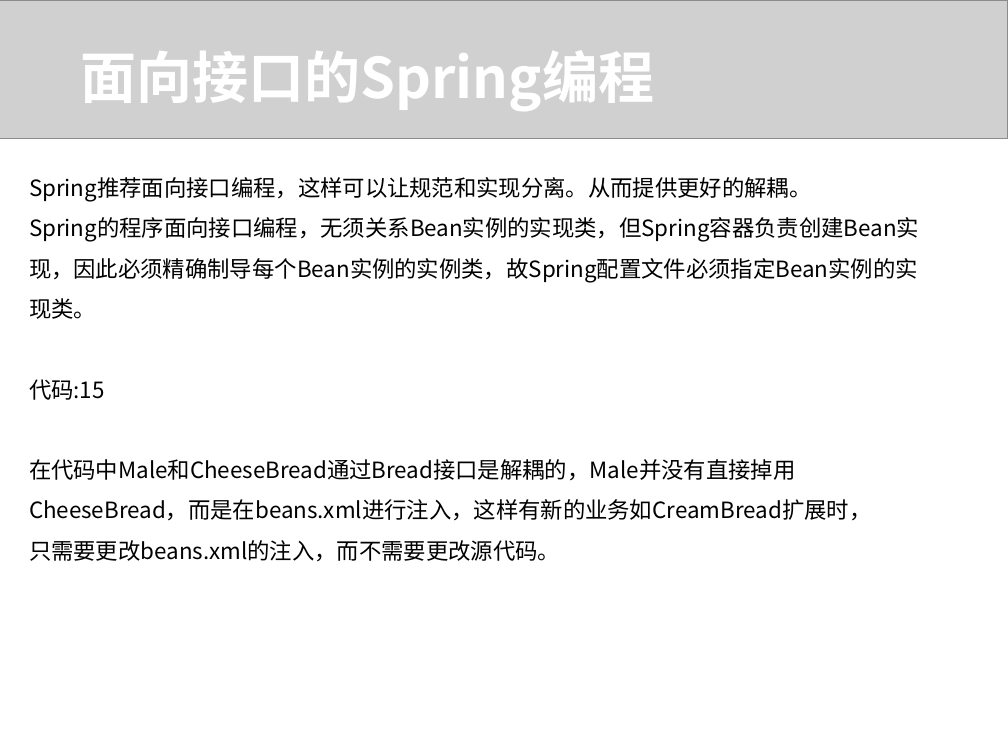
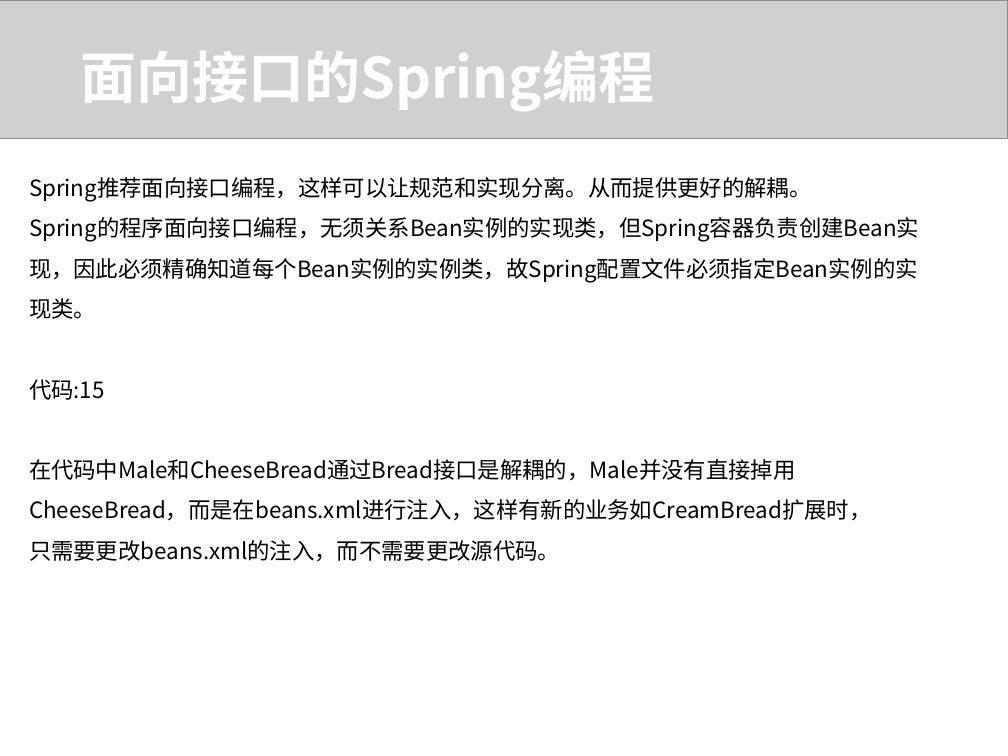
Before and after one commit to juno1985/softcits-training, a slide deck: slide 8 of 中级/中级Spring.ppt. Drawn at 1008x756 pixels with LibreOffice and Linux fonts; fonts in the diff are those of the drawing; grey boxes stand for pictures. Boxes give left, top, right and bottom in pixels: in the first picture for what was removed or moved away, otherwise in the second. Text is boxed around its words. In the diff, an @@ line names an element or a change of style, - is before the commit and + after.

Commit message:
更新

```diff
--- a/中级/中级Spring.ppt
+++ b/中级/中级Spring.ppt
@@ text at (29,217,919,319): text changed @@
-Spring的程序面向接口编程，无须关系Bean实例的实现类，但Spring容器负责创建Bean实现，因此必须精确制导每个Bean实例的实例类，故Spring配置文件必须指定Bean实例的实现类。
+Spring的程序面向接口编程，无须关系Bean实例的实现类，但Spring容器负责创建Bean实现，因此必须精确知道每个Bean实例的实例类，故Spring配置文件必须指定Bean实例的实现类。
```
